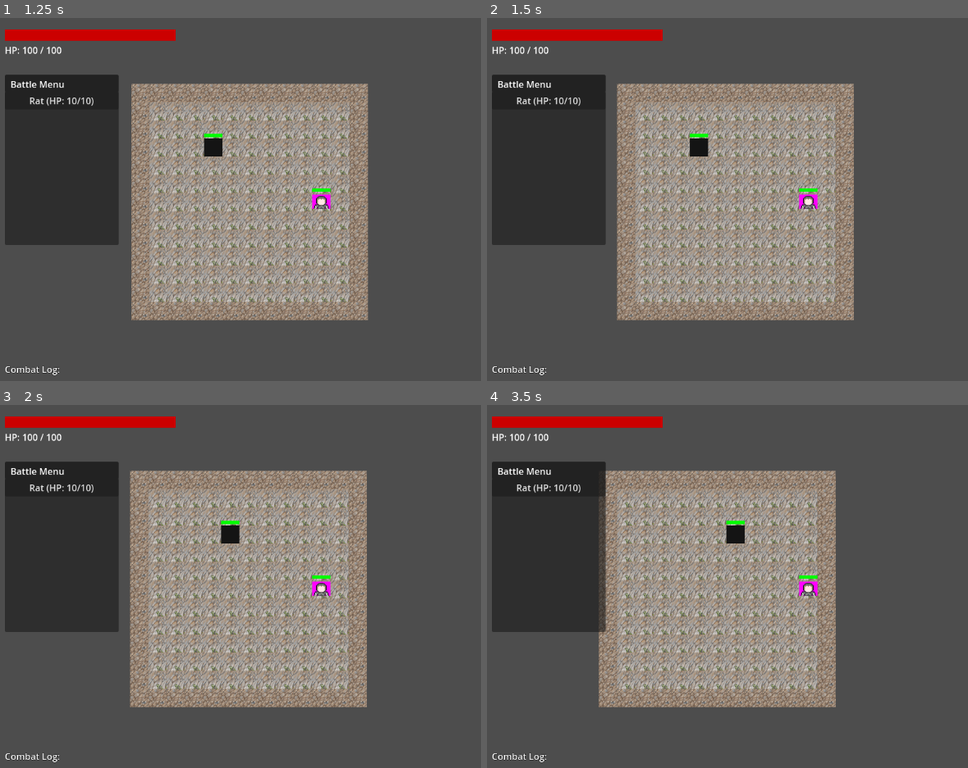
Above: before the commit, frames 1-4 (two rows, left to right).
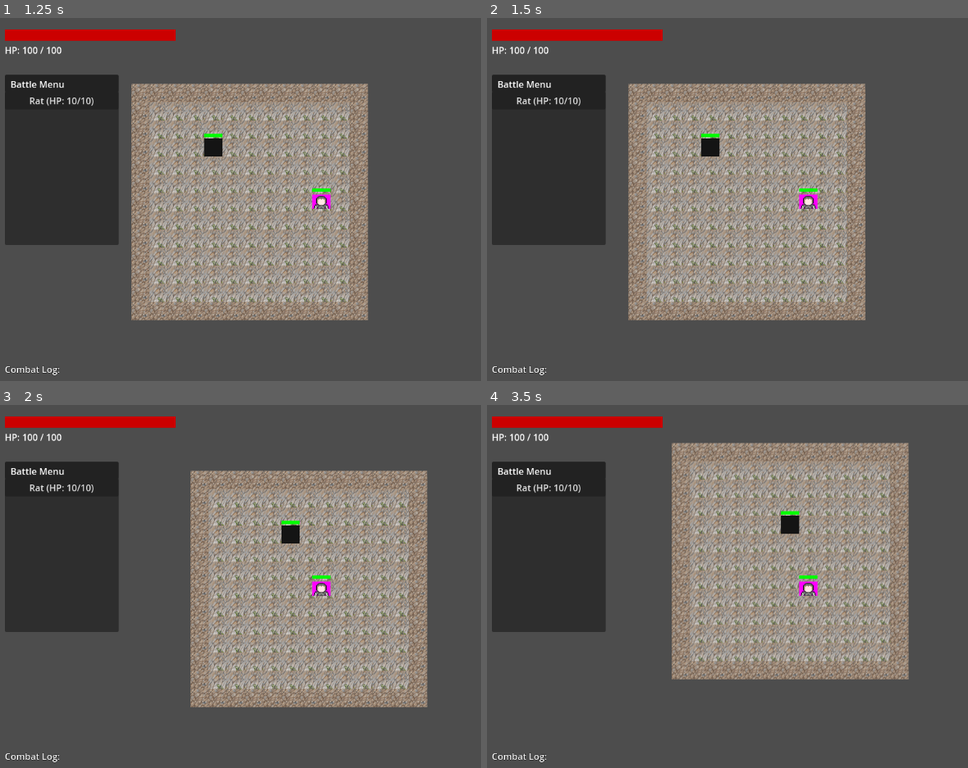
Above: after the commit, the same moments.

Repository: FlipM/Game2D
Game: Godot game, scene res://scenes/entities/World.tscn
Same seed, same stepped clock (60 frames per second), same inputs: the game is played once before the commit and once after it. This scene is started directly instead of the project's main scene.
Inputs (mouse positions are in pixels of both pictures, inside the frame that each line leads up to):
- Up to frame 1 (1.25 s): tap Enter at 0.5 s; move the mouse to (466, 184) at 0.52 s; hold Right (ui_right) from 0.53 s (still down); click (466, 184) at 0.67 s
- Up to frame 2 (1.5 s): release Right (ui_right) at 1.25 s; drag from (679, 221) to (775, 275) at 1.27 s
- Up to frame 3 (2 s): no input
- Up to frame 4 (3.5 s): move the mouse to (871, 506) at 2.02 s; hold Right (ui_right) 2.03-2.75 s; click (871, 506) at 2.17 s; drag from (775, 662) to (612, 532) at 2.77 s

Frame 1 is identical in both runs. In frame 2, 18% of the frame differs, in the area x 26-79%, y 18-84%; in frame 3, 29%; in frame 4, 36%, in the area x 23-88%, y 10-84%.

Commit message:
Creature movement with Astar, diagonal working and no more stuck bug.

Diff:
--- a/scripts/core/MovementComponent.gd
+++ b/scripts/core/MovementComponent.gd
@@ -13,11 +13,23 @@
 var parent_body: CharacterBody2D
 var stuck_timer: float = 0.0
 
+var current_path: PackedVector2Array = []
+
+func _exit_tree():
+	pass # Occupation is now group-based and synchronized
+
 func _ready():
 	parent_body = get_parent() as CharacterBody2D
 	if not parent_body:
 		push_error("MovementComponent must be a child of a CharacterBody2D")
 	target_position = parent_body.global_position
+
+	# Programmatically change and shrink collision shape to allow squeezing
+	var collision = parent_body.get_node_or_null("CollisionShape2D")
+	if collision:
+		var circle = CircleShape2D.new()
+		circle.radius = 10.0
+		collision.shape = circle
 
 func _physics_process(_delta):
 	if Engine.is_editor_hint(): return
@@ -25,7 +37,14 @@
 
 	if parent_body.global_position.distance_to(target_position) > 2:
 		var prev_pos = parent_body.global_position
-		parent_body.velocity = (target_position - parent_body.global_position).normalized() * speed
+		var diff = target_position - parent_body.global_position
+		var dir = diff.normalized()
+
+		var effective_speed = speed
+		if abs(dir.x) > 0.1 and abs(dir.y) > 0.1:
+			effective_speed = speed * 0.7
+
+		parent_body.velocity = dir * effective_speed
 		parent_body.move_and_slide()
 
 		if not is_moving:
@@ -36,28 +55,57 @@
 		# Stuck detection
 		if parent_body.global_position.distance_to(prev_pos) < 0.1:
 			stuck_timer += _delta
-			if stuck_timer > 0.5:
-				print("Movement stuck, resetting.")
-				_force_snap_to_grid()
+			if stuck_timer > 0.8: # Balanced patience
+				if current_path.size() > 0:
+					current_path = []
+				# Re-snap to nearest grid point robustly
+				var world = get_tree().get_first_node_in_group("world")
+				if world:
+					var coords = world.get_tile_coords_robust(parent_body.global_position)
+					target_position = world.center_pos + Vector2(coords) * world.TILE_SIZE
+				_finish_movement()
 		else:
 			stuck_timer = 0.0
 	else:
 		parent_body.velocity = Vector2.ZERO
 		parent_body.global_position = target_position
-		if is_moving:
-			is_moving = false
-			movement_finished.emit()
-			stuck_timer = 0.0
+
+		if current_path.size() > 0:
+			var next_pos = current_path[0]
+			var world = get_tree().get_first_node_in_group("world")
+			if world and world.is_tile_occupied(next_pos, parent_body):
+				current_path = []
+				_finish_movement()
+			else:
+				target_position = next_pos
+				current_path.remove_at(0)
+		elif is_moving:
+			_finish_movement()
+
+func _finish_movement():
+	is_moving = false
+	movement_finished.emit()
+	stuck_timer = 0.0
 
 func try_move(direction: Vector2) -> bool:
 	if is_moving: return false
 
-	var new_target = parent_body.global_position + direction * tile_size
+	var world = get_tree().get_first_node_in_group("world")
+	if not world: return false
 
-	# Check if target tile is occupied using a small rectangle shape
+	# Robust target calculation
+	var current_coords = world.get_tile_coords_robust(parent_body.global_position)
+	var target_coords = current_coords + Vector2i(round(direction.x), round(direction.y))
+	var new_target = world.center_pos + Vector2(target_coords) * world.TILE_SIZE
+
+	# Check if target tile is occupied by other entities (now includes their target_position reservations)
+	if world.is_tile_occupied(new_target, parent_body):
+		return false
+
+	# Static collision check (walls)
 	var space_state = parent_body.get_world_2d().direct_space_state
-	var shape = RectangleShape2D.new()
-	shape.size = Vector2(tile_size - 4, tile_size - 4) # Small margin to avoid border hits
+	var shape = CircleShape2D.new()
+	shape.radius = 10.0
 
 	var query = PhysicsShapeQueryParameters2D.new()
 	query.shape = shape
@@ -66,21 +114,45 @@
 	query.exclude = [parent_body.get_rid()]
 
 	var results = space_state.intersect_shape(query)
-	if results.size() > 0:
-		return false
+	for res in results:
+		if res.collider is StaticBody2D:
+			return false
 
+	# Reserve the target immediately
 	target_position = new_target
+	is_moving = true
+	movement_started.emit()
+	stuck_timer = 0.0
 	return true
+
+func move_to(path: PackedVector2Array):
+	if path.size() == 0: return
+
+	current_path = path
+	if current_path.size() > 0 and parent_body.global_position.distance_to(current_path[0]) < 2:
+		current_path.remove_at(0)
+
+	if current_path.size() > 0:
+		var next_pos = current_path[0]
+		var world = get_tree().get_first_node_in_group("world")
+		if world and not world.is_tile_occupied(next_pos, parent_body):
+			target_position = next_pos
+			current_path.remove_at(0)
+			is_moving = true
+			movement_started.emit()
+			stuck_timer = 0.0
+		else:
+			current_path = []
 
 func teleport(new_pos: Vector2):
 	target_position = new_pos
 	parent_body.global_position = new_pos
 	is_moving = false
 	stuck_timer = 0.0
+	current_path = []
 
 func _force_snap_to_grid():
 	var world = get_tree().get_first_node_in_group("world")
-	var center = world.center_pos if world and "center_pos" in world else Vector2(576, 324)
-	var offset = parent_body.global_position - center
-	var snapped_offset = offset.snapped(Vector2(tile_size, tile_size))
-	teleport(center + snapped_offset)
+	if world:
+		var coords = world.get_tile_coords_robust(parent_body.global_position)
+		teleport(world.center_pos + Vector2(coords) * world.TILE_SIZE)
--- a/scripts/core/World.gd
+++ b/scripts/core/World.gd
@@ -11,10 +11,40 @@
 # We want 10x10 floor.
 var center_pos = Vector2(1152/2, 648/2)
 
+class GridAStar extends AStar2D:
+	func _compute_cost(from_id, to_id):
+		var from_pos = get_point_position(from_id)
+		var to_pos = get_point_position(to_id)
+		var dist = from_pos.distance_to(to_pos)
+		if dist > 33: # Diagonal (approx 45.25)
+			return 2.1 # Higher than 2.0 to prioritize straight lines
+		return 1.0
+
+	func _estimate_cost(from_id, to_id):
+		var from_pos = get_point_position(from_id)
+		var to_pos = get_point_position(to_id)
+		return from_pos.distance_to(to_pos) / 32.0
+
+var astar = GridAStar.new()
+var world_to_id = {}
+
+# Robust Mapping: Using round() ensures we get the nearest tile even with floating point drifts
+func get_tile_coords(pos: Vector2) -> Vector2i:
+	return Vector2i((pos - center_pos) / TILE_SIZE).snapped(Vector2i.ONE)
+	# Note: .snapped on Vector2i is not available in all versions,
+	# let's use a more manual robust approach:
+	# var offset = pos - center_pos
+	# return Vector2i(round(offset.x / TILE_SIZE), round(offset.y / TILE_SIZE))
+
+func get_tile_coords_robust(pos: Vector2) -> Vector2i:
+	var offset = pos - center_pos
+	return Vector2i(round(offset.x / TILE_SIZE), round(offset.y / TILE_SIZE))
+
 func _ready():
 	add_to_group("world")
 	_generate_arena()
 	_setup_spawners()
+	_setup_astar()
 
 	# Setup custom spawn function
 	$MultiplayerSpawner.spawn_function = _spawn_player
@@ -31,6 +61,99 @@
 		for id in multiplayer.get_peers():
 			add_player(id)
 		add_player(1)
+
+func _setup_astar():
+	astar.clear()
+	world_to_id.clear()
+
+	# We know the arena is from -6 to 6 (walls included)
+	for x in range(-6, 7):
+		for y in range(-6, 7):
+			var pos = center_pos + Vector2(x * TILE_SIZE, y * TILE_SIZE)
+			var id = astar.get_available_point_id()
+
+			# Check if there's a wall here
+			var is_wall = false
+			if abs(x) > 5 or abs(y) > 5:
+				is_wall = true
+
+			if not is_wall:
+				astar.add_point(id, pos)
+				world_to_id[Vector2i(x,y)] = id
+
+	# Connect points
+	for x in range(-5, 6):
+		for y in range(-5, 6):
+			var current_id = world_to_id.get(Vector2i(x,y), -1)
+			if current_id == -1: continue
+
+			# Neighbors (including diagonals)
+			for dx in range(-1, 2):
+				for dy in range(-1, 2):
+					if dx == 0 and dy == 0: continue
+
+					var neighbor_pos = Vector2i(x + dx, y + dy)
+					var neighbor_id = world_to_id.get(neighbor_pos, -1)
+
+					if neighbor_id != -1:
+						astar.connect_points(current_id, neighbor_id, true)
+
+func get_astar_path(from_pos: Vector2, to_pos: Vector2, exclude_entity: Node = null) -> PackedVector2Array:
+	var start_id = astar.get_closest_point(from_pos)
+	var end_id = astar.get_closest_point(to_pos)
+
+	if start_id == -1 or end_id == -1:
+		return PackedVector2Array()
+
+	# Temporarily disable points occupied/reserved by others
+	var disabled_points = []
+	var entities = get_tree().get_nodes_in_group("players") + get_tree().get_nodes_in_group("creatures")
+	var target_coords = get_tile_coords_robust(to_pos)
+
+	for entity in entities:
+		if not is_instance_valid(entity) or entity == exclude_entity:
+			continue
+
+		# Check both current position and intended target (reservation)
+		var movement = entity.get_node_or_null("MovementComponent")
+		if not movement: continue
+
+		var current_coords = get_tile_coords_robust(entity.global_position)
+		var reserved_coords = get_tile_coords_robust(movement.target_position)
+
+		for coords in [current_coords, reserved_coords]:
+			if coords != target_coords:
+				var id = world_to_id.get(coords, -1)
+				if id != -1 and id != end_id and not astar.is_point_disabled(id):
+					astar.set_point_disabled(id, true)
+					disabled_points.append(id)
+
+	var path = astar.get_point_path(start_id, end_id)
+
+	# Re-enable points
+	for id in disabled_points:
+		astar.set_point_disabled(id, false)
+
+	return path
+
+func is_tile_occupied(pos: Vector2, exclude_entity: Node = null) -> bool:
+	var check_coords = get_tile_coords_robust(pos)
+	var entities = get_tree().get_nodes_in_group("players") + get_tree().get_nodes_in_group("creatures")
+
+	for entity in entities:
+		if not is_instance_valid(entity) or entity == exclude_entity:
+			continue
+
+		var movement = entity.get_node_or_null("MovementComponent")
+		if not movement: continue
+
+		# A tile is occupied if an entity is physically there OR has reserved it (target_position)
+		var entity_coords = get_tile_coords_robust(entity.global_position)
+		var reserved_coords = get_tile_coords_robust(movement.target_position)
+
+		if entity_coords == check_coords or reserved_coords == check_coords:
+			return true
+	return false
 
 func _spawn_player(data):
 	var id = data[0]
--- a/scripts/entities/Creature.gd
+++ b/scripts/entities/Creature.gd
@@ -17,7 +17,7 @@
 @export var is_attacking_player: bool = false
 
 var move_timer = 0.0
-var move_interval = 1.0
+var move_interval = 0.5
 
 func _ready():
 	_apply_stats()
@@ -46,6 +46,10 @@
 		move_timer = 0.0
 
 func _decide_movement():
+	var player = _find_nearest_player()
+	if player and combat.is_in_range(self, player):
+		return # Already in range, stay put to attack
+
 	match aggression_type:
 		"Aggressive":
 			_move_towards_player()
@@ -61,13 +65,14 @@
 func _move_towards_player():
 	var player = _find_nearest_player()
 	if player:
-		var diff = player.global_position - global_position
-		var direction = Vector2.ZERO
-		if abs(diff.x) > abs(diff.y):
-			direction = Vector2.RIGHT if diff.x > 0 else Vector2.LEFT
-		else:
-			direction = Vector2.DOWN if diff.y > 0 else Vector2.UP
-		movement.try_move(direction)
+		var world = get_tree().get_first_node_in_group("world")
+		if world:
+			# Pass self to exclude_entity
+			var path = world.get_astar_path(global_position, player.global_position, self)
+			if path.size() > 1:
+				var direction = (path[1] - global_position).normalized()
+				var moved = movement.try_move(direction)
+				# If try_move fails (tile contested), it's fine, we'll try again in 0.5s
 	else:
 		_move_randomly()
 
--- a/scripts/entities/Player.gd
+++ b/scripts/entities/Player.gd
@@ -54,16 +54,27 @@
 
 	var direction = Vector2.ZERO
 	if Input.is_action_pressed("ui_up"):
-		direction = Vector2.UP
-	elif Input.is_action_pressed("ui_down"):
-		direction = Vector2.DOWN
-	elif Input.is_action_pressed("ui_left"):
-		direction = Vector2.LEFT
-	elif Input.is_action_pressed("ui_right"):
-		direction = Vector2.RIGHT
+		direction += Vector2.UP
+	if Input.is_action_pressed("ui_down"):
+		direction += Vector2.DOWN
+	if Input.is_action_pressed("ui_left"):
+		direction += Vector2.LEFT
+	if Input.is_action_pressed("ui_right"):
+		direction += Vector2.RIGHT
 
 	if direction != Vector2.ZERO:
-		movement.try_move(direction)
+		movement.try_move(direction.normalized())
+
+func _input(event):
+	if event is InputEventMouseButton:
+		if event.button_index == MOUSE_BUTTON_LEFT and event.pressed:
+			var world = get_tree().get_first_node_in_group("world")
+			if world:
+				var target_pos = get_global_mouse_position()
+				var snapped_pos = (target_pos - world.center_pos).snapped(Vector2(world.TILE_SIZE, world.TILE_SIZE)) + world.center_pos
+				# Pass self to exclude_entity
+				var path = world.get_astar_path(global_position, snapped_pos, self)
+				movement.move_to(path)
 
 func _handle_combat_logic():
 	# Resolve target
